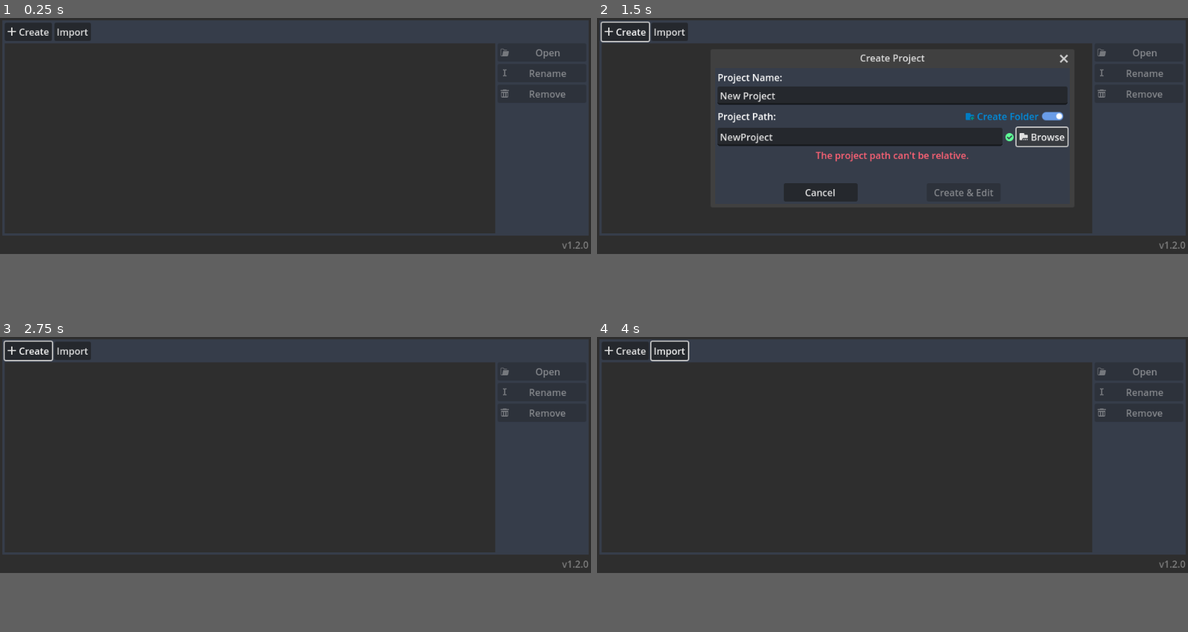
Above: before the commit, frames 1-4 (two rows, left to right).
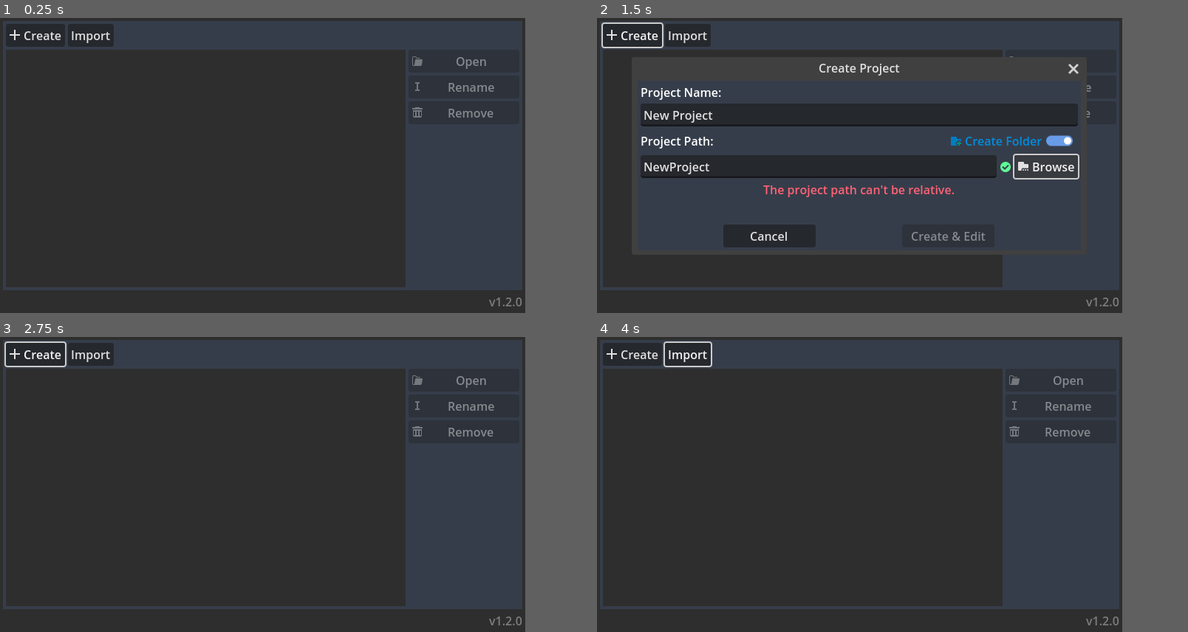
Above: after the commit, the same moments.

Repository: hankedan000/yardscaper
Game: Godot game, scene res://Main.tscn
The game is run twice, just before and just after one commit, with the same random seed, the same clock (stepped at 60 frames per second) and the same inputs.
Inputs (mouse positions are in pixels of both pictures, inside the frame that each line leads up to):
- Up to frame 1 (0.25 s): no input
- Up to frame 2 (1.5 s): click "Create" at 0.5 s; click "Browse" at 1.25 s
- Up to frame 3 (2.75 s): click "Cancel" at 2 s
- Up to frame 4 (4 s): click "Import" at 2.75 s; tap Enter at 3.5 s; move the mouse to (1022, 443) at 3.52 s; tap Shift at 3.6 s; click (1022, 443) at 3.67 s
In our replay, the window is 800x320 before the commit and 711x400 after it. These sizes can differ from the game's own. Grey fills any space a smaller window leaves; there, only what the larger window draws over its background counts as a difference.

The runs differ from the first frame. In frame 1, 15% of the frame differs, in the area x 0-100%, y 0-98%; in frame 2, 37%; in frame 3, 15%; in frame 4, 15%.

Commit message:
Cleanup theming in various dialogs. Renamed 'BootMenu' to 'ProjectManager'.

Diff:
--- a/Yardscaper/Main.gd
+++ b/Yardscaper/Main.gd
@@ -1,18 +1,18 @@
 extends PanelContainer
 class_name Main
 
+@export var ProjectManagerScene : PackedScene = null
 @export var ProjectEditorScene : PackedScene = null
-@export var BootMenuScene      : PackedScene = null
 
 var root_scene : Control = null
 
 func _ready():
 	DisplayServer.window_set_flag(DisplayServer.WINDOW_FLAG_BORDERLESS, false)
-	open_boot_menu()
+	open_project_manager()
 
-func open_boot_menu():
+func open_project_manager():
 	swap_root_scene(
-		BootMenuScene.instantiate() as Control,
+		ProjectManagerScene.instantiate() as Control,
 		DisplayServer.WINDOW_MODE_WINDOWED,
 		Vector2(1000, 400))
 
@@ -27,9 +27,10 @@
 	_release_root_scene()
 	root_scene = new_scene
 	add_child(root_scene)
-	get_window().size = preferred_size
+	DisplayServer.window_set_size(preferred_size)
 	DisplayServer.window_set_mode(window_mode)
 	if window_mode == DisplayServer.WINDOW_MODE_WINDOWED:
+		await get_tree().process_frame
 		get_window().move_to_center()
 
 func _release_root_scene() -> void:
--- a/Yardscaper/Main.tscn
+++ b/Yardscaper/Main.tscn
@@ -2,7 +2,7 @@
 
 [ext_resource type="Script" path="res://Main.gd" id="1_bcdjs"]
 [ext_resource type="PackedScene" uid="uid://u1375je75c1f" path="res://scenes/ui/ProjectEditor/ProjectEditor.tscn" id="2_5j2jp"]
-[ext_resource type="PackedScene" uid="uid://cqfa5mme82onl" path="res://scenes/ui/BootMenu/BootMenu.tscn" id="3_1qthf"]
+[ext_resource type="PackedScene" uid="uid://cqfa5mme82onl" path="res://scenes/ui/ProjectManager/ProjectManager.tscn" id="3_1qthf"]
 
 [sub_resource type="StyleBoxFlat" id="StyleBoxFlat_knxo1"]
 bg_color = Color(0.6, 0.6, 0.6, 0)
@@ -15,5 +15,5 @@
 grow_vertical = 2
 theme_override_styles/panel = SubResource("StyleBoxFlat_knxo1")
 script = ExtResource("1_bcdjs")
+ProjectManagerScene = ExtResource("3_1qthf")
 ProjectEditorScene = ExtResource("2_5j2jp")
-BootMenuScene = ExtResource("3_1qthf")
--- a/Yardscaper/assets/themes/MainTheme.tres
+++ b/Yardscaper/assets/themes/MainTheme.tres
@@ -15,6 +15,17 @@
 content_margin_right = 4.0
 content_margin_bottom = 4.0
 bg_color = Color(0.211765, 0.239216, 0.290196, 1)
+
+[sub_resource type="StyleBoxFlat" id="StyleBoxFlat_exi5h"]
+bg_color = Color(0.273649, 0.309122, 0.375, 1)
+
+[sub_resource type="StyleBoxFlat" id="StyleBoxFlat_fj2v0"]
+bg_color = Color(0.211765, 0.239216, 0.290196, 1)
+border_width_left = 1
+border_width_top = 1
+border_width_right = 1
+border_width_bottom = 1
+border_color = Color(0, 0, 0, 1)
 
 [sub_resource type="StyleBoxFlat" id="StyleBoxFlat_1srxv"]
 content_margin_left = 4.0
@@ -72,6 +83,8 @@
 CheckButton/icons/unchecked_disabled_mirrored = ExtResource("7_dix7b")
 CheckButton/icons/unchecked_mirrored = ExtResource("8_8frcv")
 PanelContainer/styles/panel = SubResource("StyleBoxFlat_l5g62")
+PopupMenu/styles/hover = SubResource("StyleBoxFlat_exi5h")
+PopupMenu/styles/panel = SubResource("StyleBoxFlat_fj2v0")
 TabContainer/constants/side_margin = 0
 TabContainer/styles/panel = SubResource("StyleBoxFlat_1srxv")
 TabContainer/styles/tab_disabled = SubResource("StyleBoxFlat_2xdqx")
--- a/Yardscaper/scenes/ui/BootMenu/RenameProjectDialog.tscn
+++ /dev/null
@@ -1,71 +0,0 @@
-[gd_scene load_steps=2 format=3 uid="uid://bk6kkbtfb7bm1"]
-
-[ext_resource type="Script" path="res://scenes/ui/BootMenu/RenameProjectDialog.gd" id="1_1gb7q"]
-
-[node name="RenameDialog" type="Window"]
-title = "Rename Project"
-initial_position = 4
-size = Vector2i(400, 200)
-min_size = Vector2i(400, 200)
-script = ExtResource("1_1gb7q")
-
-[node name="MarginContainer" type="MarginContainer" parent="."]
-anchors_preset = 15
-anchor_right = 1.0
-anchor_bottom = 1.0
-grow_horizontal = 2
-grow_vertical = 2
-theme_override_constants/margin_left = 4
-theme_override_constants/margin_top = 4
-theme_override_constants/margin_right = 4
-theme_override_constants/margin_bottom = 4
-
-[node name="VBoxContainer" type="VBoxContainer" parent="MarginContainer"]
-layout_mode = 2
-
-[node name="Label" type="Label" parent="MarginContainer/VBoxContainer"]
-layout_mode = 2
-text = "Project Name:"
-
-[node name="ProjectNameLineEdit" type="LineEdit" parent="MarginContainer/VBoxContainer"]
-layout_mode = 2
-
-[node name="Label2" type="Label" parent="MarginContainer/VBoxContainer"]
-layout_mode = 2
-text = "Project Path:"
-
-[node name="ProjectPathLineEdit" type="LineEdit" parent="MarginContainer/VBoxContainer"]
-layout_mode = 2
-editable = false
-
-[node name="Control4" type="Control" parent="MarginContainer/VBoxContainer"]
-layout_mode = 2
-size_flags_vertical = 3
-
-[node name="HBoxContainer" type="HBoxContainer" parent="MarginContainer/VBoxContainer"]
-layout_mode = 2
-
-[node name="Control" type="Control" parent="MarginContainer/VBoxContainer/HBoxContainer"]
-layout_mode = 2
-size_flags_horizontal = 3
-
-[node name="CancelButton" type="Button" parent="MarginContainer/VBoxContainer/HBoxContainer"]
-custom_minimum_size = Vector2(100, 0)
-layout_mode = 2
-text = "Cancel"
-
-[node name="Control2" type="Control" parent="MarginContainer/VBoxContainer/HBoxContainer"]
-layout_mode = 2
-size_flags_horizontal = 3
-
-[node name="RenameButton" type="Button" parent="MarginContainer/VBoxContainer/HBoxContainer"]
-custom_minimum_size = Vector2(100, 0)
-layout_mode = 2
-text = "Rename"
-
-[node name="Control3" type="Control" parent="MarginContainer/VBoxContainer/HBoxContainer"]
-layout_mode = 2
-size_flags_horizontal = 3
-
-[connection signal="pressed" from="MarginContainer/VBoxContainer/HBoxContainer/CancelButton" to="." method="_on_cancel_button_pressed"]
-[connection signal="pressed" from="MarginContainer/VBoxContainer/HBoxContainer/RenameButton" to="." method="_on_rename_button_pressed"]
--- a/Yardscaper/scenes/ui/ProjectEditor/LayoutPanel/LayoutPanel.tscn
+++ b/Yardscaper/scenes/ui/ProjectEditor/LayoutPanel/LayoutPanel.tscn
@@ -174,7 +174,7 @@
 popup/item_2/id = 3
 
 [node name="ObjectsViewPopupMenu" type="PopupMenu" parent="HSplitContainer/Layout/LayoutToolbar/HBox/ViewMenuButton"]
-size = Vector2i(173, 100)
+size = Vector2i(173, 116)
 item_count = 4
 item_0/text = "Images"
 item_0/checkable = 1
--- a/Yardscaper/scenes/ui/ProjectEditor/ProjectEditor.gd
+++ b/Yardscaper/scenes/ui/ProjectEditor/ProjectEditor.gd
@@ -6,7 +6,7 @@
 	Save = 2,
 	SaveAs = 3,
 	ExportToImage = 4,
-	QuitToProjectList = 5
+	QuitToProjectManager = 5
 }
 
 enum EditMenuIDs {
@@ -20,9 +20,9 @@
 }
 
 enum CloseType {
-	None        = 0,
-	ProjectList = 1, # close project and goto project list window
-	Application = 2  # close application entirely
+	None           = 0,
+	ProjectManager = 1, # close project and goto project manager window
+	Application    = 2  # close application entirely
 }
 
 @onready var open_dialog := $OpenDialog
@@ -86,9 +86,9 @@
 	match type:
 		CloseType.None:
 			pass # nothing to do
-		CloseType.ProjectList:
+		CloseType.ProjectManager:
 			TheProject.reset()
-			Globals.main.open_boot_menu()
+			Globals.main.open_project_manager()
 		CloseType.Application:
 			get_tree().quit()
 
@@ -128,8 +128,8 @@
 			save_as_dialog.popup_centered()
 		ProjectMenuIDs.ExportToImage:
 			export_to_img_dialog.popup_centered()
-		ProjectMenuIDs.QuitToProjectList:
-			_request_close(CloseType.ProjectList)
+		ProjectMenuIDs.QuitToProjectManager:
+			_request_close(CloseType.ProjectManager)
 
 func _on_save_as_dialog_dir_selected(dir: String):
 	if TheProject.save_as(dir):
--- a/Yardscaper/scenes/ui/ProjectEditor/ProjectEditor.tscn
+++ b/Yardscaper/scenes/ui/ProjectEditor/ProjectEditor.tscn
@@ -175,7 +175,7 @@
 item_2/id = 3
 item_3/text = "Export to Image..."
 item_3/id = 4
-item_4/text = "Quit to Project List"
+item_4/text = "Quit to Project Manager"
 item_4/id = 5
 
 [node name="Edit" type="PopupMenu" parent="VBoxContainer/MenuBar"]
--- a/Yardscaper/scenes/ui/BootMenu/PreviousProjectItem.tscn
+++ b/Yardscaper/scenes/ui/ProjectManager/PreviousProjectItem.tscn
@@ -1,7 +1,7 @@
 [gd_scene load_steps=6 format=3 uid="uid://84ngs66iblgm"]
 
 [ext_resource type="Texture2D" uid="uid://h0ug1cx5m5aj" path="res://assets/icons/grass_128.png" id="1_2td0s"]
-[ext_resource type="Script" path="res://scenes/ui/BootMenu/PreviousProjectItem.gd" id="1_4jem3"]
+[ext_resource type="Script" path="res://scenes/ui/ProjectManager/PreviousProjectItem.gd" id="1_4jem3"]
 [ext_resource type="Texture2D" uid="uid://7k5qn270h1yw" path="res://assets/icons/Load.svg" id="3_vy70r"]
 [ext_resource type="LabelSettings" uid="uid://6m4gdl765t3" path="res://assets/themes/GreyLabelSettings.tres" id="4_yn2v1"]
 [ext_resource type="PackedScene" uid="uid://dr5hpsc6fcmd0" path="res://scenes/ui/widgets/StatusIcon/StatusIcon.tscn" id="5_dpve2"]
--- a/Yardscaper/scenes/ui/BootMenu/BootMenu.tscn
+++ b/Yardscaper/scenes/ui/ProjectManager/ProjectManager.tscn
@@ -1,11 +1,11 @@
 [gd_scene load_steps=14 format=3 uid="uid://cqfa5mme82onl"]
 
-[ext_resource type="Script" path="res://scenes/ui/BootMenu/BootMenu.gd" id="1_a8g1b"]
+[ext_resource type="Script" path="res://scenes/ui/ProjectManager/ProjectManager.gd" id="1_a8g1b"]
 [ext_resource type="Theme" uid="uid://b7bms6qoy7yfq" path="res://assets/themes/MainTheme.tres" id="1_h2chn"]
 [ext_resource type="Texture2D" uid="uid://bumt4lc5f8gm2" path="res://assets/icons/Add.svg" id="2_kewc0"]
 [ext_resource type="PackedScene" uid="uid://cojeq6ah4kvjj" path="res://scenes/ui/dialogs/CreateProjectDialog/CreateProjectDialog.tscn" id="3_nxvso"]
-[ext_resource type="PackedScene" uid="uid://84ngs66iblgm" path="res://scenes/ui/BootMenu/PreviousProjectItem.tscn" id="5_jgdj7"]
-[ext_resource type="PackedScene" uid="uid://bk6kkbtfb7bm1" path="res://scenes/ui/BootMenu/RenameProjectDialog.tscn" id="5_jj620"]
+[ext_resource type="PackedScene" uid="uid://84ngs66iblgm" path="res://scenes/ui/ProjectManager/PreviousProjectItem.tscn" id="5_jgdj7"]
+[ext_resource type="PackedScene" uid="uid://bk6kkbtfb7bm1" path="res://scenes/ui/dialogs/RenameProjectDialog/RenameProjectDialog.tscn" id="5_jj620"]
 [ext_resource type="Texture2D" uid="uid://7k5qn270h1yw" path="res://assets/icons/Load.svg" id="6_c1bf8"]
 [ext_resource type="Texture2D" uid="uid://dgejlhlde13ed" path="res://assets/icons/Rename.svg" id="7_7snhg"]
 [ext_resource type="Texture2D" uid="uid://cphnqsvx30p2c" path="res://assets/icons/Remove.svg" id="8_bs2io"]
@@ -26,7 +26,7 @@
 content_margin_bottom = 4.0
 bg_color = Color(0.180392, 0.180392, 0.180392, 1)
 
-[node name="BootMenu" type="PanelContainer"]
+[node name="ProjectManager" type="PanelContainer"]
 layout_direction = 2
 anchors_preset = 15
 anchor_right = 1.0
@@ -51,9 +51,11 @@
 
 [node name="CreateProjectDialog" parent="." instance=ExtResource("3_nxvso")]
 visible = false
+exclusive = true
 
 [node name="RenameProjectDialog" parent="." instance=ExtResource("5_jj620")]
 visible = false
+exclusive = true
 
 [node name="GithubRequest" parent="." instance=ExtResource("11_r52mt")]
 
--- a/Yardscaper/scenes/ui/dialogs/CreateProjectDialog/CreateProjectDialog.tscn
+++ b/Yardscaper/scenes/ui/dialogs/CreateProjectDialog/CreateProjectDialog.tscn
@@ -11,7 +11,6 @@
 initial_position = 4
 size = Vector2i(600, 230)
 unresizable = true
-always_on_top = true
 theme = ExtResource("1_5kpy6")
 script = ExtResource("2_stvum")
 
--- a/Yardscaper/scenes/ui/dialogs/ExportToImageDialog/ExportToImageDialog.gd
+++ b/Yardscaper/scenes/ui/dialogs/ExportToImageDialog/ExportToImageDialog.gd
@@ -45,3 +45,6 @@
 	file_dialog.current_dir = default_dir
 	file_dialog.current_file = default_file_name
 	file_lineedit.text = default_dir.path_join(default_file_name)
+
+func _on_close_requested() -> void:
+	hide()
--- a/Yardscaper/scenes/ui/dialogs/ExportToImageDialog/ExportToImageDialog.tscn
+++ b/Yardscaper/scenes/ui/dialogs/ExportToImageDialog/ExportToImageDialog.tscn
@@ -17,28 +17,24 @@
 access = 2
 filters = PackedStringArray("*.jpg", "*.png", "*.webp")
 
-[node name="MarginContainer" type="MarginContainer" parent="."]
+[node name="PanelContainer" type="PanelContainer" parent="."]
 anchors_preset = 15
 anchor_right = 1.0
 anchor_bottom = 1.0
 grow_horizontal = 2
 grow_vertical = 2
-theme_override_constants/margin_left = 10
-theme_override_constants/margin_top = 10
-theme_override_constants/margin_right = 10
-theme_override_constants/margin_bottom = 10
 
-[node name="VBoxContainer" type="VBoxContainer" parent="MarginContainer"]
+[node name="VBoxContainer" type="VBoxContainer" parent="PanelContainer"]
 layout_mode = 2
 
-[node name="ViewSelection" type="HBoxContainer" parent="MarginContainer/VBoxContainer"]
+[node name="ViewSelection" type="HBoxContainer" parent="PanelContainer/VBoxContainer"]
 layout_mode = 2
 
-[node name="Label" type="Label" parent="MarginContainer/VBoxContainer/ViewSelection"]
+[node name="Label" type="Label" parent="PanelContainer/VBoxContainer/ViewSelection"]
 layout_mode = 2
 text = "View: "
 
-[node name="CurrentViewCheckBox" type="CheckBox" parent="MarginContainer/VBoxContainer/ViewSelection"]
+[node name="CurrentViewCheckBox" type="CheckBox" parent="PanelContainer/VBoxContainer/ViewSelection"]
 unique_name_in_owner = true
 layout_mode = 2
 tooltip_text = "Export image of the currently visible view."
@@ -47,7 +43,7 @@
 button_group = SubResource("ButtonGroup_60scr")
 text = "Current"
 
-[node name="FullViewCheckBox" type="CheckBox" parent="MarginContainer/VBoxContainer/ViewSelection"]
+[node name="FullViewCheckBox" type="CheckBox" parent="PanelContainer/VBoxContainer/ViewSelection"]
 unique_name_in_owner = true
 layout_mode = 2
 tooltip_text = "Export image with a view fit to show all objects.
@@ -57,7 +53,7 @@
 button_group = SubResource("ButtonGroup_60scr")
 text = "Full"
 
-[node name="ZoneViewCheckBox" type="CheckBox" parent="MarginContainer/VBoxContainer/ViewSelection"]
+[node name="ZoneViewCheckBox" type="CheckBox" parent="PanelContainer/VBoxContainer/ViewSelection"]
 unique_name_in_owner = true
 layout_mode = 2
 tooltip_text = "Export image with a view fit to show all objects in a particular zone.
@@ -67,55 +63,56 @@
 button_group = SubResource("ButtonGroup_60scr")
 text = "Zone"
 
-[node name="ZoneSelection" type="HBoxContainer" parent="MarginContainer/VBoxContainer"]
+[node name="ZoneSelection" type="HBoxContainer" parent="PanelContainer/VBoxContainer"]
 unique_name_in_owner = true
 visible = false
 layout_mode = 2
 
-[node name="Label" type="Label" parent="MarginContainer/VBoxContainer/ZoneSelection"]
+[node name="Label" type="Label" parent="PanelContainer/VBoxContainer/ZoneSelection"]
 layout_mode = 2
 text = "Zone: "
 
-[node name="ZoneSpinBox" type="SpinBox" parent="MarginContainer/VBoxContainer/ZoneSelection"]
+[node name="ZoneSpinBox" type="SpinBox" parent="PanelContainer/VBoxContainer/ZoneSelection"]
 unique_name_in_owner = true
 layout_mode = 2
 
-[node name="FileSelection" type="HBoxContainer" parent="MarginContainer/VBoxContainer"]
+[node name="FileSelection" type="HBoxContainer" parent="PanelContainer/VBoxContainer"]
 layout_mode = 2
 
-[node name="Label" type="Label" parent="MarginContainer/VBoxContainer/FileSelection"]
+[node name="Label" type="Label" parent="PanelContainer/VBoxContainer/FileSelection"]
 layout_mode = 2
 text = "File: "
 
-[node name="FileLineEdit" type="LineEdit" parent="MarginContainer/VBoxContainer/FileSelection"]
+[node name="FileLineEdit" type="LineEdit" parent="PanelContainer/VBoxContainer/FileSelection"]
 unique_name_in_owner = true
 layout_mode = 2
 size_flags_horizontal = 3
 
-[node name="BrowseButton" type="Button" parent="MarginContainer/VBoxContainer/FileSelection"]
+[node name="BrowseButton" type="Button" parent="PanelContainer/VBoxContainer/FileSelection"]
 layout_mode = 2
 text = "Browse"
 
-[node name="Control" type="Control" parent="MarginContainer/VBoxContainer"]
+[node name="Control" type="Control" parent="PanelContainer/VBoxContainer"]
 layout_mode = 2
 size_flags_vertical = 3
 
-[node name="ButtonBar" type="HBoxContainer" parent="MarginContainer/VBoxContainer"]
+[node name="ButtonBar" type="HBoxContainer" parent="PanelContainer/VBoxContainer"]
 layout_mode = 2
 alignment = 2
 
-[node name="CancelButton" type="Button" parent="MarginContainer/VBoxContainer/ButtonBar"]
+[node name="CancelButton" type="Button" parent="PanelContainer/VBoxContainer/ButtonBar"]
 layout_mode = 2
 text = "Cancel
 "
 
-[node name="ExportButton" type="Button" parent="MarginContainer/VBoxContainer/ButtonBar"]
+[node name="ExportButton" type="Button" parent="PanelContainer/VBoxContainer/ButtonBar"]
 layout_mode = 2
 text = "Export"
 
 [connection signal="about_to_popup" from="." to="." method="_on_about_to_popup"]
+[connection signal="close_requested" from="." to="." method="_on_close_requested"]
 [connection signal="file_selected" from="FileDialog" to="." method="_on_file_dialog_file_selected"]
-[connection signal="toggled" from="MarginContainer/VBoxContainer/ViewSelection/ZoneViewCheckBox" to="." method="_on_zone_view_check_box_toggled"]
-[connection signal="pressed" from="MarginContainer/VBoxContainer/FileSelection/BrowseButton" to="." method="_on_browse_button_pressed"]
-[connection signal="pressed" from="MarginContainer/VBoxContainer/ButtonBar/CancelButton" to="." method="_on_cancel_button_pressed"]
-[connection signal="pressed" from="MarginContainer/VBoxContainer/ButtonBar/ExportButton" to="." method="_on_export_button_pressed"]
+[connection signal="toggled" from="PanelContainer/VBoxContainer/ViewSelection/ZoneViewCheckBox" to="." method="_on_zone_view_check_box_toggled"]
+[connection signal="pressed" from="PanelContainer/VBoxContainer/FileSelection/BrowseButton" to="." method="_on_browse_button_pressed"]
+[connection signal="pressed" from="PanelContainer/VBoxContainer/ButtonBar/CancelButton" to="." method="_on_cancel_button_pressed"]
+[connection signal="pressed" from="PanelContainer/VBoxContainer/ButtonBar/ExportButton" to="." method="_on_export_button_pressed"]
--- a/Yardscaper/scenes/ui/BootMenu/RenameProjectDialog.gd
+++ b/Yardscaper/scenes/ui/dialogs/RenameProjectDialog/RenameProjectDialog.gd
@@ -2,8 +2,8 @@
 
 signal project_renamed()
 
-@onready var name_line_edit : LineEdit = $MarginContainer/VBoxContainer/ProjectNameLineEdit
-@onready var path_line_edit : LineEdit = $MarginContainer/VBoxContainer/ProjectPathLineEdit
+@onready var name_line_edit : LineEdit = $PanelContainer/VBoxContainer/ProjectNameLineEdit
+@onready var path_line_edit : LineEdit = $PanelContainer/VBoxContainer/ProjectPathLineEdit
 
 func setup(proj: PreviousProjectItem) -> void:
 	name_line_edit.text = proj.get_project_name()
@@ -17,3 +17,6 @@
 	# rename the project
 	if Project.rename_project(path_line_edit.text, name_line_edit.text):
 		project_renamed.emit()
+
+func _on_project_name_line_edit_text_submitted(_new_text: String) -> void:
+	_on_rename_button_pressed()
--- /dev/null
+++ b/Yardscaper/scenes/ui/dialogs/RenameProjectDialog/RenameProjectDialog.tscn
@@ -0,0 +1,70 @@
+[gd_scene load_steps=3 format=3 uid="uid://bk6kkbtfb7bm1"]
+
+[ext_resource type="Script" path="res://scenes/ui/dialogs/RenameProjectDialog/RenameProjectDialog.gd" id="1_1gb7q"]
+[ext_resource type="Theme" uid="uid://b7bms6qoy7yfq" path="res://assets/themes/MainTheme.tres" id="1_yx3e2"]
+
+[node name="RenameDialog" type="Window"]
+title = "Rename Project"
+initial_position = 4
+size = Vector2i(400, 200)
+min_size = Vector2i(400, 200)
+theme = ExtResource("1_yx3e2")
+script = ExtResource("1_1gb7q")
+
+[node name="PanelContainer" type="PanelContainer" parent="."]
+anchors_preset = 15
+anchor_right = 1.0
+anchor_bottom = 1.0
+grow_horizontal = 2
+grow_vertical = 2
+
+[node name="VBoxContainer" type="VBoxContainer" parent="PanelContainer"]
+layout_mode = 2
+
+[node name="Label" type="Label" parent="PanelContainer/VBoxContainer"]
+layout_mode = 2
+text = "Project Name:"
+
+[node name="ProjectNameLineEdit" type="LineEdit" parent="PanelContainer/VBoxContainer"]
+layout_mode = 2
+
+[node name="Label2" type="Label" parent="PanelContainer/VBoxContainer"]
+layout_mode = 2
+text = "Project Path:"
+
+[node name="ProjectPathLineEdit" type="LineEdit" parent="PanelContainer/VBoxContainer"]
+layout_mode = 2
+editable = false
+
+[node name="Control4" type="Control" parent="PanelContainer/VBoxContainer"]
+layout_mode = 2
+size_flags_vertical = 3
+
+[node name="HBoxContainer" type="HBoxContainer" parent="PanelContainer/VBoxContainer"]
+layout_mode = 2
+
+[node name="Control" type="Control" parent="PanelContainer/VBoxContainer/HBoxContainer"]
+layout_mode = 2
+size_flags_horizontal = 3
+
+[node name="CancelButton" type="Button" parent="PanelContainer/VBoxContainer/HBoxContainer"]
+custom_minimum_size = Vector2(100, 0)
+layout_mode = 2
+text = "Cancel"
+
+[node name="Control2" type="Control" parent="PanelContainer/VBoxContainer/HBoxContainer"]
+layout_mode = 2
+size_flags_horizontal = 3
+
+[node name="RenameButton" type="Button" parent="PanelContainer/VBoxContainer/HBoxContainer"]
+custom_minimum_size = Vector2(100, 0)
+layout_mode = 2
+text = "Rename"
+
+[node name="Control3" type="Control" parent="PanelContainer/VBoxContainer/HBoxContainer"]
+layout_mode = 2
+size_flags_horizontal = 3
+
+[connection signal="text_submitted" from="PanelContainer/VBoxContainer/ProjectNameLineEdit" to="." method="_on_project_name_line_edit_text_submitted"]
+[connection signal="pressed" from="PanelContainer/VBoxContainer/HBoxContainer/CancelButton" to="." method="_on_cancel_button_pressed"]
+[connection signal="pressed" from="PanelContainer/VBoxContainer/HBoxContainer/RenameButton" to="." method="_on_rename_button_pressed"]
Not shown: 1 places in Yardscaper/assets/themes/MainTheme.tres that only renumber resources
Renamed: Yardscaper/scenes/ui/BootMenu/PreviousProjectItem.gd -> Yardscaper/scenes/ui/ProjectManager/PreviousProjectItem.gd
Renamed: Yardscaper/scenes/ui/BootMenu/BootMenu.gd -> Yardscaper/scenes/ui/ProjectManager/ProjectManager.gd
